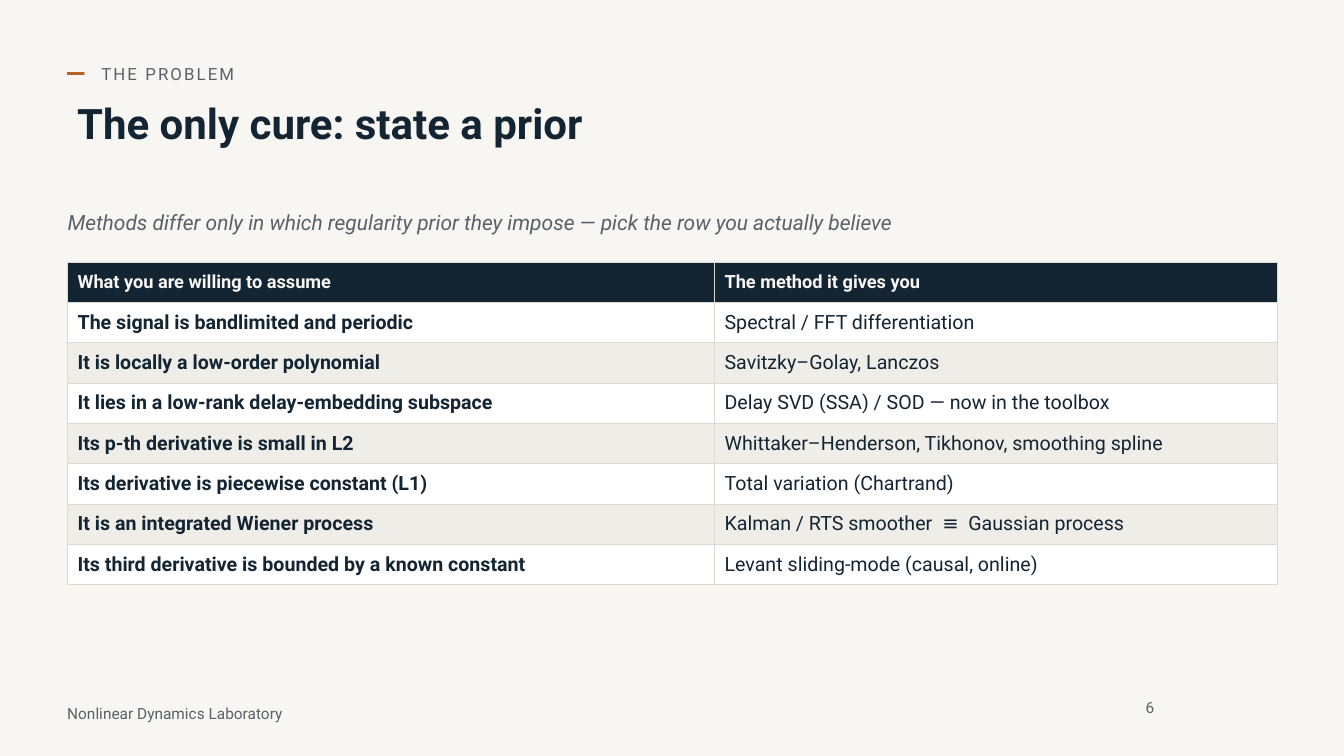
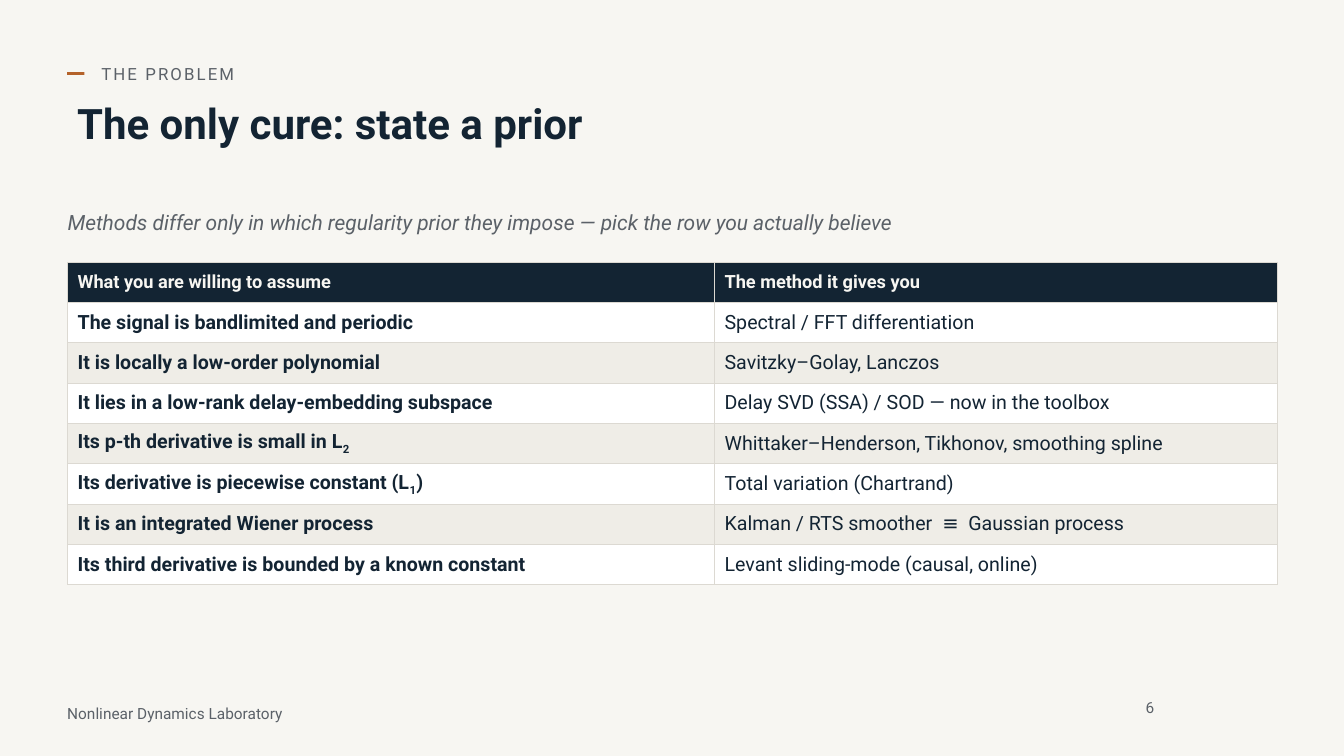
Before and after one commit to nld-uri/kinematics-toolbox, a slide deck: slide 6 of talk/differentiation_integration_talk.pptx. Drawn at 1344x756 pixels with LibreOffice and Linux fonts; fonts in the diff are those of the drawing; background and template pictures are left out. Boxes give left, top, right and bottom in pixels: in the first picture for what was removed or moved away, otherwise in the second. Text is boxed around its words. In the diff, an @@ line names an element or a change of style, - is before the commit and + after.

```diff
--- a/talk/differentiation_integration_talk.pptx
+++ b/talk/differentiation_integration_talk.pptx
@@ table at (x1=68, y1=262, x2=1277, y2=585) @@
@@ now subscript in "L2", "(L1)" @@
```
Also in this commit, not shown: 9 other slides changed, 5 other files.
